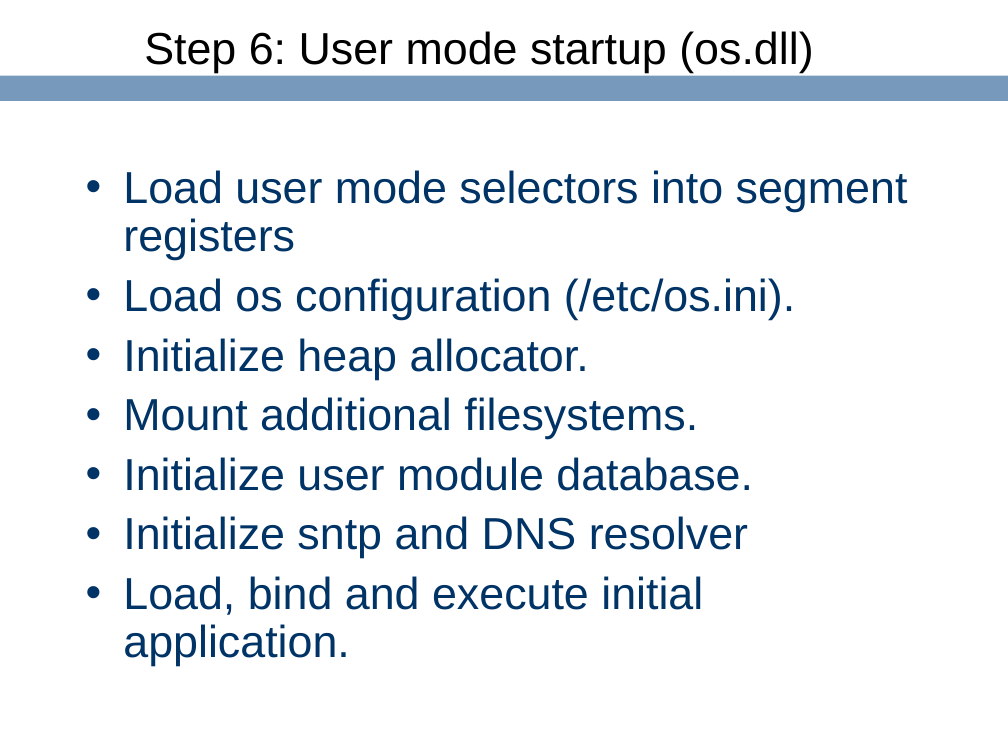
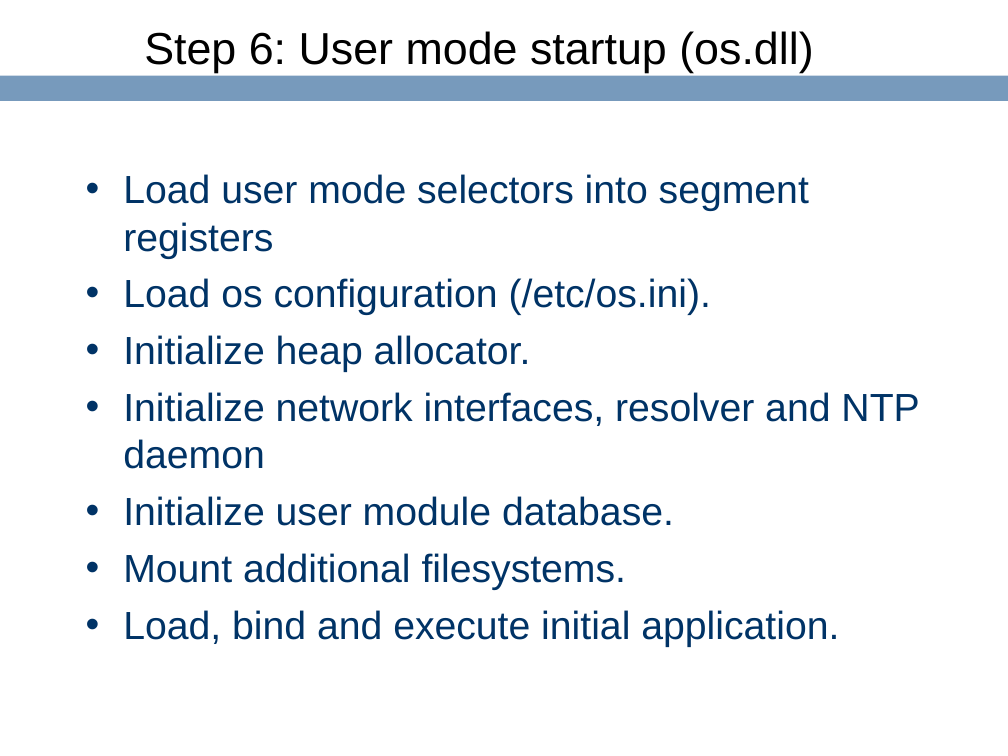
Before and after one commit to ringgaard/sanos, a slide deck: slide 22 of doc/sanostech.ppt. Drawn at 1008x756 pixels with LibreOffice and Linux fonts; fonts in the diff are those of the drawing; background and template pictures are left out. Boxes give left, top, right and bottom in pixels: in the first picture for what was removed or moved away, otherwise in the second. Text is boxed around its words. In the diff, an @@ line names an element or a change of style, - is before the commit and + after.

```diff
--- a/doc/sanostech.ppt
+++ b/doc/sanostech.ppt
@@ text at bbox=[123, 174, 839, 647]: size 32 to 28 pt in "Load user mode selectors into segment registers", "Load os configuration (/etc/os.ini).", "Initialize heap allocator.", "Mount additional filesystems." and 1 more places; line spacing 0.9 to 1; less space between paragraphs @@
@@ text at bbox=[123, 392, 919, 526]: paragraphs added @@
+• Initialize network interfaces, resolver and NTP daemon
+• Initialize user module database.
@@ text at bbox=[123, 457, 753, 558]: paragraphs removed @@
-• Initialize user module database.
-• Initialize sntp and DNS resolver
```
Also in this commit, not shown: 9 other slides changed.
